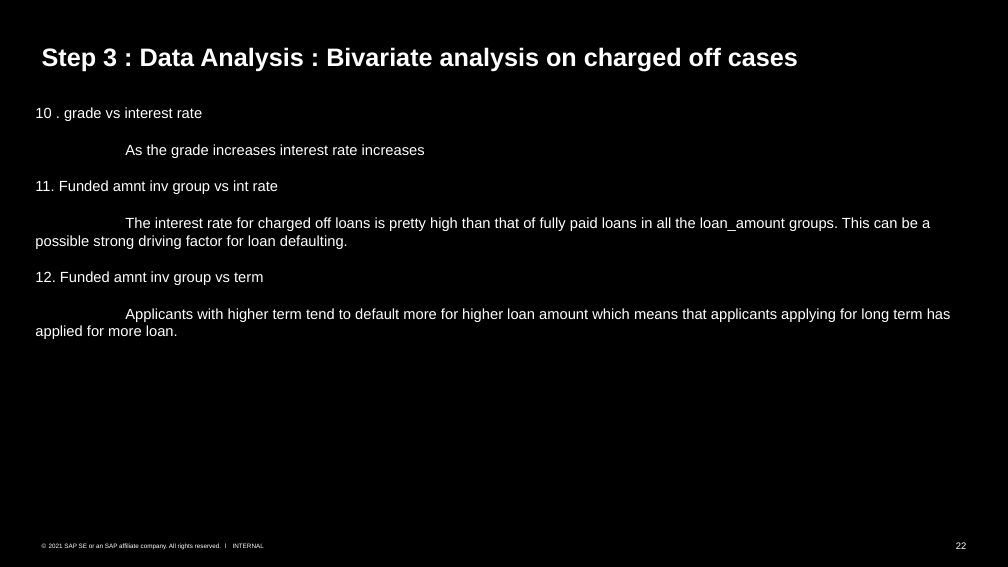
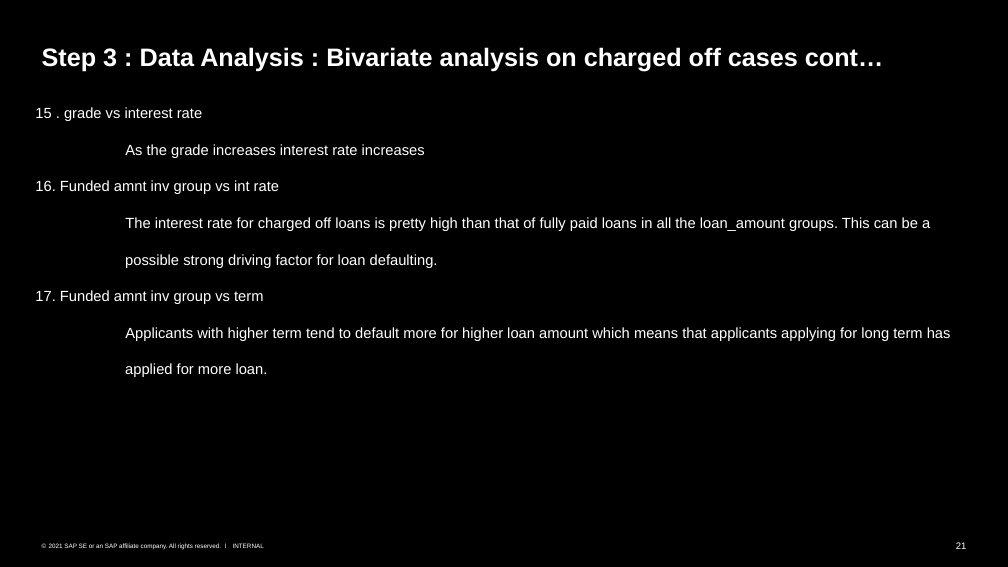
Before and after one commit to Monika1244/Lending_Club_Case_Study, a slide deck: slide 21 of Lending_Club_Case_Study.pptx (slide 22 before the commit). Drawn at 1008x567 pixels with LibreOffice and Linux fonts; fonts in the diff are those of the drawing. Boxes give left, top, right and bottom in pixels: in the first picture for what was removed or moved away, otherwise in the second. Text is boxed around its words. In the diff, an @@ line names an element or a change of style, - is before the commit and + after.

```diff
--- a/Lending_Club_Case_Study.pptx
+++ b/Lending_Club_Case_Study.pptx
@@ title at (x1=42, y1=47, x2=883, y2=72): text changed @@
-Step 3 : Data Analysis : Bivariate analysis on charged off cases
+Step 3 : Data Analysis : Bivariate analysis on charged off cases cont…
@@ text at (x1=35, y1=107, x2=202, y2=121): text changed @@
-10 . grade vs interest rate
+15 . grade vs interest rate
@@ text at (x1=35, y1=180, x2=951, y2=377): text changed @@
-11. Funded amnt inv group vs int rate
-The interest rate for charged off loans is pretty high than that of fully paid loans in all the loan_amount groups. This can be a possible strong driving factor for loan defaulting.
-12. Funded amnt inv group vs term
-Applicants with higher term tend to default more for higher loan amount which means that applicants applying for long term has applied for more loan.
+16. Funded amnt inv group vs int rate
+The interest rate for charged off loans is pretty high than that of fully paid loans in all the loan_amount groups. This can be a
+possible strong driving factor for loan defaulting.
+17. Funded amnt inv group vs term
+Applicants with higher term tend to default more for higher loan amount which means that applicants applying for long term has
+applied for more loan.
@@ page number at (x1=956, y1=542, x2=967, y2=549): text changed @@
-22
+21
```
Also in this commit, not shown: 19 other slides changed, 2 slides removed.
